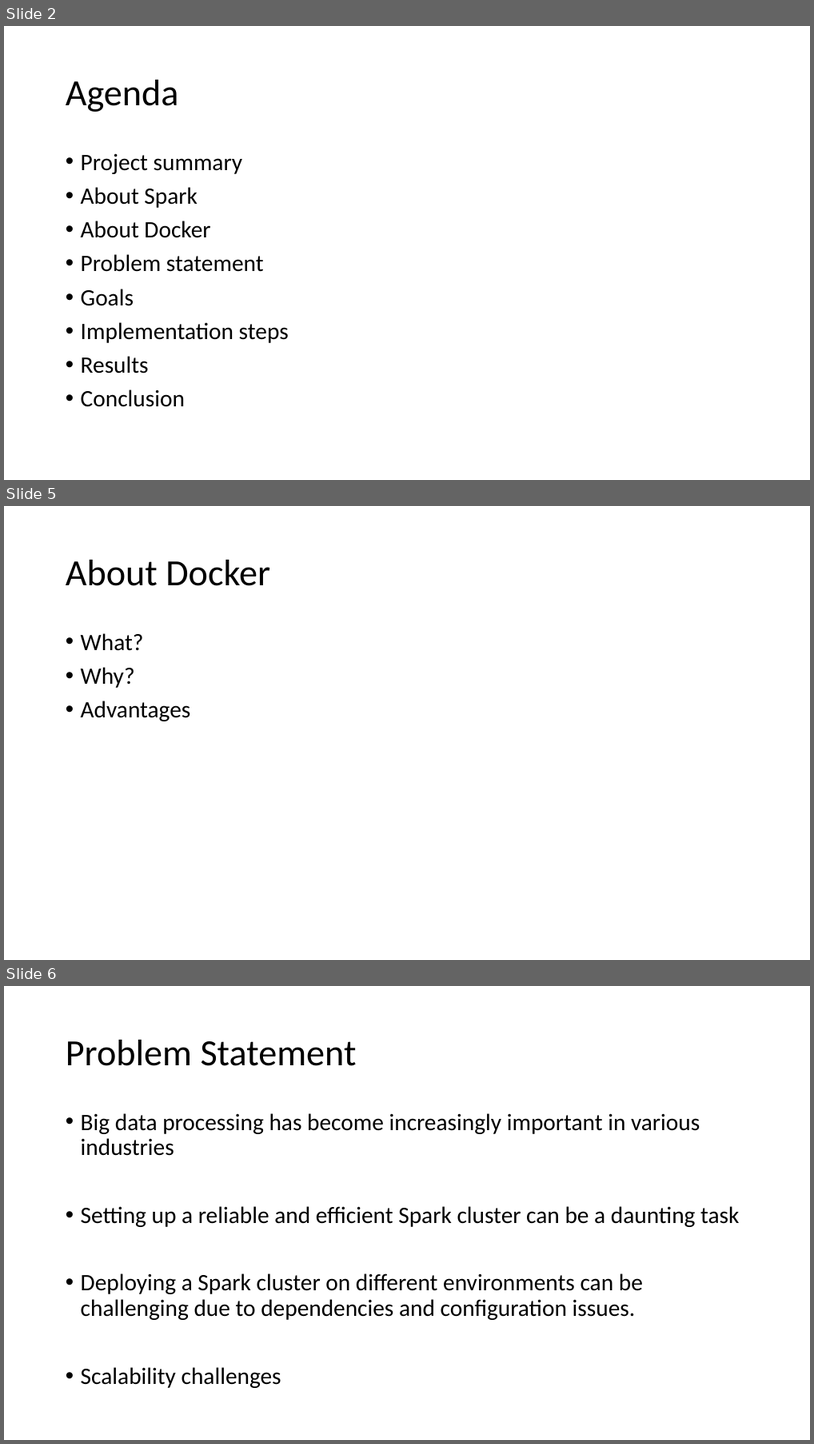
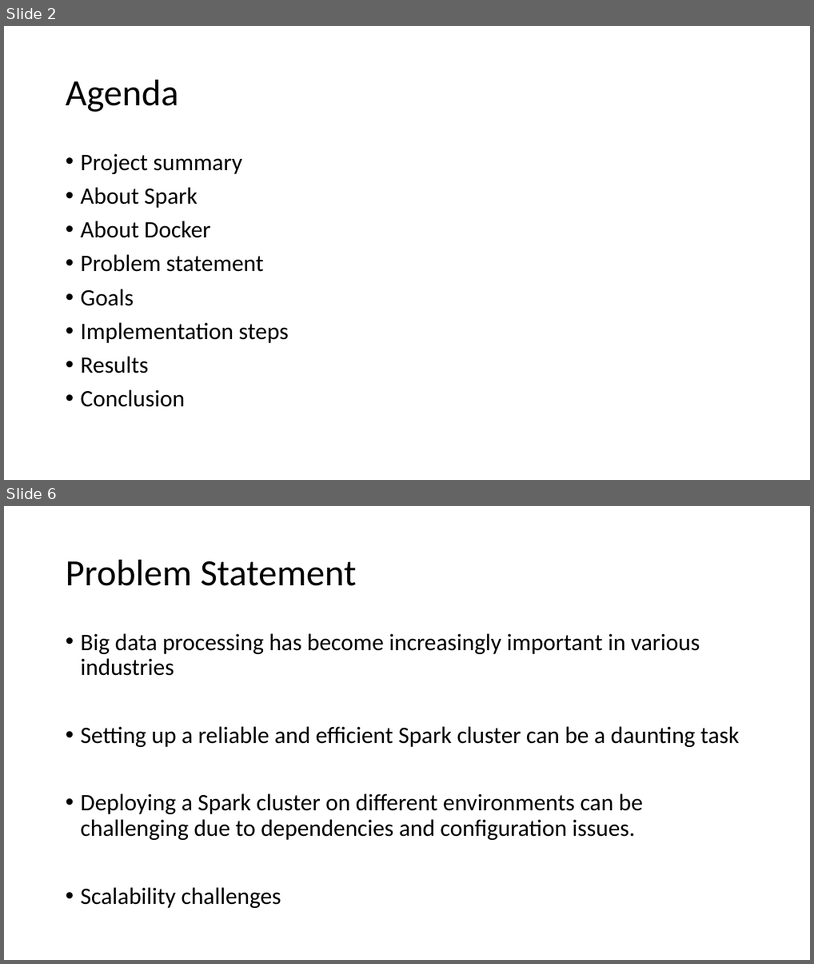
Before and after one commit to gprasad09/Apache-Spark-Cluster-Project, a slide deck: misc/ProjectReports-In progress/TermProject.pptx. Shown one above the other, each under a label of ours: slides 2, 5 and 6 before the commit, slides 2 and 6 after it; the slides between them are not shown. The pictures are 814x1444 and 814x964 pixels, drawn with LibreOffice and Linux fonts; fonts in the diff are those of the drawing. Boxes give left, top, right and bottom in pixels: in the first picture for what was removed or moved away, otherwise in the second. Text is boxed around its words. In the diff, an @@ line names an element or a change of style, - is before the commit and + after.

```diff
--- a/misc/ProjectReports-In progress/TermProject.pptx
+++ b/misc/ProjectReports-In progress/TermProject.pptx
@@ slide 5 removed at (x1=4, y1=506, x2=810, y2=960), background #FFFFFF @@
@@ title removed at (x1=66, y1=560, x2=270, y2=586) @@
-About Docker
@@ text removed at (x1=81, y1=633, x2=191, y2=721) @@
-• What?
-• Why?
-• Advantages
```
Also in this commit, not shown: 3 slides changed, 3 slides added, 1 other slide removed, 1 other file.
